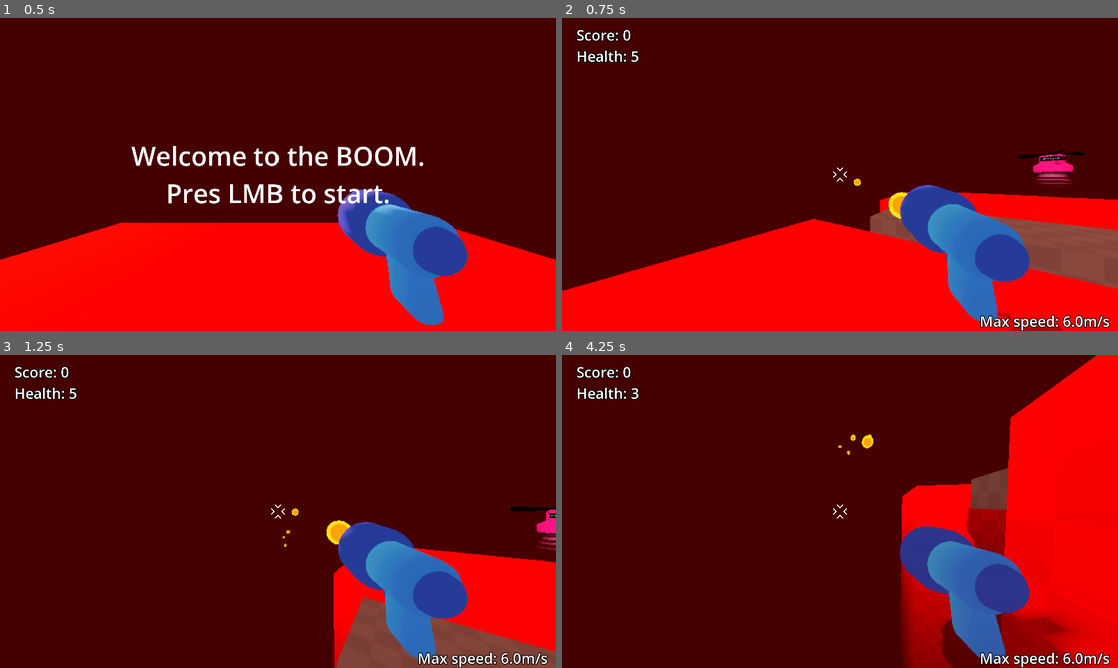
Above: before the commit, frames 1-4 (two rows, left to right).
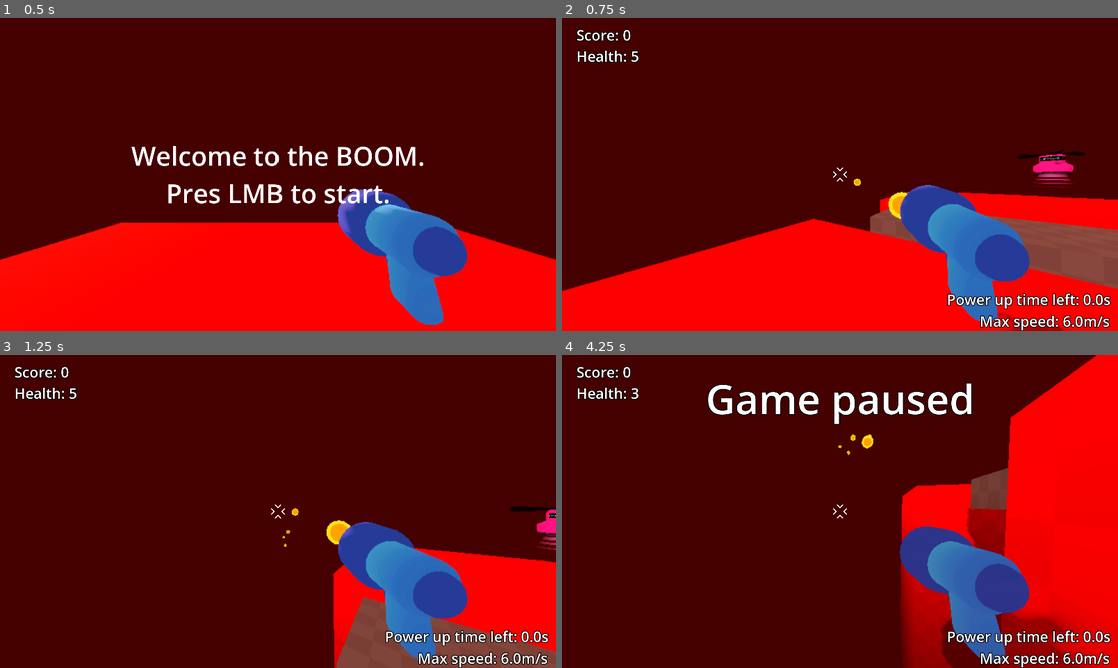
Above: after the commit, the same moments.

Repository: Wilq1PL/BOOM
Game: Godot game, scene res://game.tscn
Two runs of this game, one before a commit and one after it. Both use one fixed random seed, a clock stepped at 60 frames per second and the inputs below.
Inputs (mouse positions are in pixels of both pictures, inside the frame that each line leads up to):
- Up to frame 1 (0.5 s): no input
- Up to frame 2 (0.75 s): tap Enter at 0.5 s; move the mouse to (867, 174) at 0.52 s; press the mouse at (867, 174) at 0.53 s; hold W (move_forward) from 0.53 s (still down)
- Up to frame 3 (1.25 s): keep holding W (move_forward); tap Space (jump) at 0.77 s
- Up to frame 4 (4.25 s): keep holding W (move_forward); move the mouse to (812, 511) at 1.27 s; release the mouse at (812, 511) at 1.28 s; tap P (doom) at 1.35, 3.6 s; tap Space (jump) at 1.52, 3.02, 3.5, 3.77 s; click (812, 511) at 1.55 s; move the mouse to (851, 505) at 2.02 s; press the mouse at (851, 505) at 2.03 s; move the mouse to (834, 517) at 2.77 s; release the mouse at (834, 517) at 2.78 s; click (834, 517) at 2.85 s; move the mouse to (878, 514) at 3.52 s; press the mouse at (878, 514) at 3.53 s; tap Escape (escape) at 4.15 s

Frame 1 is identical in both runs. In frame 2, 0.7% of the frame differs, in the area x 69-99%, y 87-94%; in frame 3, 0.7%; in frame 4, 2.9%, in the area x 26-99%, y 8-94%.

Commit message:
final version

Diff:
--- /dev/null
+++ b/assets/power_up.gdshader
@@ -0,0 +1,39 @@
+shader_type spatial;
+
+render_mode unshaded, cull_disabled, world_vertex_coords;
+
+uniform vec3 Color: source_color;
+uniform vec3 glow_color: source_color;
+uniform float dist;
+uniform float speed;
+uniform float glow_intensity;
+uniform float glow_amount;
+uniform float posMult;
+uniform sampler2D noise: repeat_enable;
+
+void vertex()
+{
+	vec4 pos = texture(noise, vec2(VERTEX.x + (TIME * speed),VERTEX.y)) - vec4(0.5);
+	VERTEX += (pos.xyz * posMult) * NORMAL;
+}
+
+float fresnel(float amount, vec3 normal, vec3 view)
+{
+	return pow((1.0 - clamp(dot(normalize(normal), normalize(view)), 0.0, 1.0 )), amount);
+}
+
+vec3 fresnel_glow(float amount, float intensity, vec3 color, vec3 normal, vec3 view)
+{
+	return pow((1.0 - dot(normalize(normal), normalize(view))), amount) * color * intensity;
+}
+
+void fragment() {
+	vec3 glow_fresnel = fresnel_glow(glow_amount, glow_intensity, glow_color, NORMAL, VIEW);
+
+	float rimLevel = texture(noise, vec2(NORMAL.x + (TIME * speed),NORMAL.y)).r;
+
+	ALBEDO = Color + glow_fresnel * rimLevel;
+	float fresnel = fresnel(dist, NORMAL, VIEW);
+	RIM = rimLevel;
+	ALPHA = fresnel;
+}
--- a/game.tscn
+++ b/game.tscn
@@ -7,6 +7,7 @@
 [ext_resource type="PackedScene" uid="uid://by2aoldt1u7fc" path="res://mob/spawner/mob_spawner.tscn" id="5"]
 [ext_resource type="LabelSettings" uid="uid://dh6j68tlc4bg4" path="res://assets/Labels.tres" id="6"]
 [ext_resource type="AudioStream" uid="uid://cwudeva1iqfrx" path="res://assets/Unstoppable Force [tkLVbp0IH_E].mp3" id="7"]
+[ext_resource type="PackedScene" uid="uid://yoqaj0kj80bi" path="res://powerup.tscn" id="8_j5wjh"]
 
 [sub_resource type="WorldBoundaryShape3D" id="WorldBoundaryShape3D_7jktm"]
 
@@ -231,6 +232,13 @@
 use_collision = true
 collision_layer = 3
 size = Vector3(3, 15, 3)
+material = ExtResource("3")
+
+[node name="CSGBox3D23" type="CSGBox3D" parent="World" unique_id=402442319]
+transform = Transform3D(1, 0, 0, 0, 1, 0, 0, 0, 1, 8.399996, -7.5, 6.1)
+use_collision = true
+collision_layer = 3
+size = Vector3(4, 15, 5.4)
 material = ExtResource("3")
 
 [node name="Spawners" type="Node" parent="." unique_id=2131180596]
@@ -327,6 +335,10 @@
 stream = ExtResource("7")
 volume_db = -12.5
 
+[node name="Powerup" parent="." unique_id=1246467619 instance=ExtResource("8_j5wjh")]
+unique_name_in_owner = true
+transform = Transform3D(1, 0, 0, 0, 1, 0, 0, 0, 1, 8.5, 1, 6)
+
 [connection signal="player_died" from="." to="." method="_on_player_died"]
 [connection signal="player_died" from="." to="Player" method="_on_game_player_died"]
 [connection signal="start_game" from="." to="." method="_on_start_game"]
@@ -336,3 +348,8 @@
 [connection signal="mob_spawned" from="Spawners/MobSpawner" to="." method="_on_mob_spawner_mob_spawned"]
 [connection signal="mob_spawned" from="Spawners/MobSpawner3" to="." method="_on_mob_spawner_mob_spawned"]
 [connection signal="mob_spawned" from="Spawners/MobSpawner4" to="." method="_on_mob_spawner_mob_spawned"]
+[connection signal="orb_collected" from="Powerup" to="Player" method="_on_powerup_orb_collected"]
+[connection signal="body_entered" from="Powerup/Area3D" to="Powerup" method="_on_area_3d_body_entered"]
+[connection signal="timeout" from="Powerup/Timer" to="Powerup" method="_on_timer_timeout"]
+
+[editable path="Powerup"]
--- a/mob/bat.gd
+++ b/mob/bat.gd
@@ -30,7 +30,7 @@
     if player_inside == false:
         return
     else:
-        print("trying to take damage")
+        #print("trying to take damage")
         player.try_take_damage(1)
 
 
--- a/player/player.gd
+++ b/player/player.gd
@@ -1,7 +1,8 @@
 extends CharacterBody3D
 
 const BASESPEED = 6.0
-const MAXSPEED = 15.0
+const MAXSPEED = 13.0
+const BASECDTIME = 0.15
 
 signal deal_damage_to_player(amount)
 
@@ -26,12 +27,21 @@
 @onready var b_hop_timer: Timer = %BHopTimer
 @onready var reticle: TextureRect = %Reticle
 @onready var spd_label: Label = %SpdLabel
+@onready var puptimer: Timer = %Poweruptimer
+@onready var puplabel: Label = %Puplabel
+@onready var gplabel: Label = %Gamepausedlabel
+
 
 
 func _ready():
+    cd_timer.wait_time = 0.15
     spd_label.hide()
     reticle.hide()
+    puplabel.hide()
+    gplabel.hide()
+
     Input.set_mouse_mode(Input.MOUSE_MODE_CAPTURED)
+
 func _unhandled_input(event):
     if pause == true:
         pass
@@ -50,6 +60,7 @@
         Engine.time_scale = 0.0
         if pause == false:
             pause = true
+            gplabel.show()
         else:
             get_tree().quit()
 
@@ -57,9 +68,14 @@
     elif event.is_action_pressed("shoot"):
         Input.set_mouse_mode(Input.MOUSE_MODE_CAPTURED)
         pause = false
+        gplabel.hide()
         Engine.time_scale = 1.0
 
+func _process(delta: float) -> void:
+    puplabel.set_text("Power up time left: " + str(snapped(puptimer.time_left, 0.1))  + "s")
+
 func _physics_process(delta):
+
 
     var inputDirection2D = Input.get_vector(
         "move_left", "move_right", "move_forward", "move_back"
@@ -126,8 +142,20 @@
 
 func _on_game_player_died() -> void:
     reticle.hide()
+    puplabel.hide()
+    spd_label.hide()
 
 
 func _on_game_start_game() -> void:
     spd_label.show()
     reticle.show()
+    puplabel.show()
+
+
+func _on_powerup_orb_collected() -> void:
+    cd_timer.wait_time = BASECDTIME - 0.05
+    puptimer.start()
+
+
+func _on_poweruptimer_timeout() -> void:
+    cd_timer.wait_time = BASECDTIME
--- a/player/player.tscn
+++ b/player/player.tscn
@@ -58,6 +58,11 @@
 [sub_resource type="StandardMaterial3D" id="StandardMaterial3D_qjkh3"]
 albedo_color = Color(0, 0, 0, 1)
 
+[sub_resource type="LabelSettings" id="LabelSettings_g6k8r"]
+font_size = 140
+outline_size = 10
+outline_color = Color(0, 0, 0, 1)
+
 [node name="Player" type="CharacterBody3D" unique_id=1122840936]
 transform = Transform3D(1, 0, 0, 0, 1, 0, 0, 0, 1, 0, 0.014159918, 0)
 collision_layer = 769
@@ -116,7 +121,61 @@
 unique_name_in_owner = true
 one_shot = true
 
-[node name="Reticle" type="TextureRect" parent="." unique_id=1024608559]
+[node name="Poweruptimer" type="Timer" parent="." unique_id=650504923]
+unique_name_in_owner = true
+wait_time = 15.0
+one_shot = true
+
+[node name="Labels" type="Node" parent="." unique_id=1964228845]
+
+[node name="SpdLabel" type="Label" parent="Labels" unique_id=1478112532]
+unique_name_in_owner = true
+anchors_preset = 3
+anchor_left = 1.0
+anchor_top = 1.0
+anchor_right = 1.0
+anchor_bottom = 1.0
+offset_left = -761.0
+offset_top = -254.0
+offset_right = -29.0
+grow_horizontal = 0
+grow_vertical = 0
+text = "Max speed: 6.0m/s"
+label_settings = ExtResource("6_g6k8r")
+horizontal_alignment = 2
+vertical_alignment = 2
+
+[node name="Puplabel" type="Label" parent="Labels" unique_id=1759577289]
+unique_name_in_owner = true
+anchors_preset = 3
+anchor_left = 1.0
+anchor_top = 1.0
+anchor_right = 1.0
+anchor_bottom = 1.0
+offset_left = -592.0
+offset_top = -144.0
+offset_right = -26.0
+offset_bottom = -57.0
+grow_horizontal = 0
+grow_vertical = 0
+text = "Power up time left: 0.0s"
+label_settings = ExtResource("6_g6k8r")
+
+[node name="Gamepausedlabel" type="Label" parent="Labels" unique_id=1544163348]
+unique_name_in_owner = true
+anchors_preset = 5
+anchor_left = 0.5
+anchor_right = 0.5
+offset_left = -471.5
+offset_right = 471.5
+offset_bottom = 303.0
+grow_horizontal = 2
+text = "Game paused"
+label_settings = SubResource("LabelSettings_g6k8r")
+horizontal_alignment = 1
+vertical_alignment = 1
+
+[node name="Reticle" type="TextureRect" parent="Labels" unique_id=1024608559]
 unique_name_in_owner = true
 anchors_preset = 8
 anchor_left = 0.5
@@ -133,21 +192,5 @@
 expand_mode = 1
 metadata/_edit_use_anchors_ = true
 
-[node name="SpdLabel" type="Label" parent="." unique_id=1478112532]
-unique_name_in_owner = true
-anchors_preset = 3
-anchor_left = 1.0
-anchor_top = 1.0
-anchor_right = 1.0
-anchor_bottom = 1.0
-offset_left = -761.0
-offset_top = -254.0
-offset_right = -29.0
-grow_horizontal = 0
-grow_vertical = 0
-text = "Max speed: 6.0m/s"
-label_settings = ExtResource("6_g6k8r")
-horizontal_alignment = 2
-vertical_alignment = 2
-
 [connection signal="timeout" from="IFramesTimer" to="." method="_on_i_frames_timer_timeout"]
+[connection signal="timeout" from="Poweruptimer" to="." method="_on_poweruptimer_timeout"]
--- /dev/null
+++ b/powerup.gd
@@ -0,0 +1,45 @@
+extends Node3D
+
+signal orb_collected()
+
+@onready var powerup: Node3D = %Powerup
+@onready var player: CharacterBody3D = %Player
+@onready var area_3d: Area3D = $Area3D
+@onready var timer: Timer = $Timer
+
+const posFirst = Vector3(8.5, 1.0, 6.0)
+const posSecond = Vector3(21.0, 1.0, 6.2)
+const posThird = Vector3(17.5, 1.0, -7.5)
+const posFourth = Vector3(8.0, 1.0, -6.0)
+
+# Called when the node enters the scene tree for the first time.
+func _ready() -> void:
+    spawn_the_orb()
+
+
+
+func spawn_the_orb():
+    powerup.show()
+    var posRandom = snapped(randf_range(0, 4), 1)
+    print(posRandom)
+    if posRandom == 1:
+        powerup.global_position = posFirst
+
+    elif posRandom == 2:
+        powerup.global_position = posSecond
+
+    elif posRandom == 3:
+        powerup.global_position = posThird
+
+    elif posRandom == 4:
+        powerup.global_position = posFourth
+
+
+func _on_area_3d_body_entered(body: Node3D) -> void:
+    orb_collected.emit()
+    powerup.hide()
+    timer.start()
+
+
+func _on_timer_timeout() -> void:
+    spawn_the_orb()
--- /dev/null
+++ b/powerup.tscn
@@ -0,0 +1,38 @@
+[gd_scene format=3 uid="uid://yoqaj0kj80bi"]
+
+[ext_resource type="Script" uid="uid://dddrcw6l2b7ub" path="res://powerup.gd" id="1_vcqqu"]
+[ext_resource type="Shader" uid="uid://dgsxblpn1wu1i" path="res://assets/power_up.gdshader" id="2_wh0le"]
+
+[sub_resource type="SphereShape3D" id="SphereShape3D_kyvak"]
+radius = 1.0
+
+[sub_resource type="ShaderMaterial" id="ShaderMaterial_6cuax"]
+render_priority = 0
+shader = ExtResource("2_wh0le")
+shader_parameter/Color = Color(1, 0.7137255, 0, 1)
+shader_parameter/glow_color = Color(1, 1, 0, 1)
+shader_parameter/dist = 1.0
+shader_parameter/speed = 1.0
+shader_parameter/glow_intensity = 0.5
+shader_parameter/glow_amount = 0.4
+shader_parameter/posMult = 0.15
+
+[sub_resource type="SphereMesh" id="SphereMesh_wh0le"]
+material = SubResource("ShaderMaterial_6cuax")
+
+[node name="Powerup" type="Node3D" unique_id=1246467619]
+script = ExtResource("1_vcqqu")
+
+[node name="Area3D" type="Area3D" parent="." unique_id=1775346959]
+transform = Transform3D(0.7, 0, 0, 0, 0.7, 0, 0, 0, 0.7, 0, 0, 0)
+
+[node name="CollisionShape3D" type="CollisionShape3D" parent="Area3D" unique_id=1884351636]
+shape = SubResource("SphereShape3D_kyvak")
+
+[node name="MeshInstance3D" type="MeshInstance3D" parent="." unique_id=369076965]
+transform = Transform3D(1.4, 0, 0, 0, 1.4, 0, 0, 0, 1.4, 0, 0, 0)
+mesh = SubResource("SphereMesh_wh0le")
+
+[node name="Timer" type="Timer" parent="." unique_id=1015553988]
+wait_time = 20.0
+one_shot = true
--- a/project.godot
+++ b/project.godot
@@ -75,6 +75,7 @@
 
 [rendering]
 
+renderer/rendering_method="mobile"
 scaling_3d/mode=2
 scaling_3d/mode.ios=2
 scaling_3d/mode.macos=2
Not shown, added: README.txt
Not shown, added: assets/power_up.gdshader.uid
Not shown, changed: export_presets.cfg
Not shown, added: powerup.gd.uid
Not shown, added: BOOMv3100.7z
Not shown, added: BOOMv3100.exe
Not shown, added: BOOMv3100.pck
